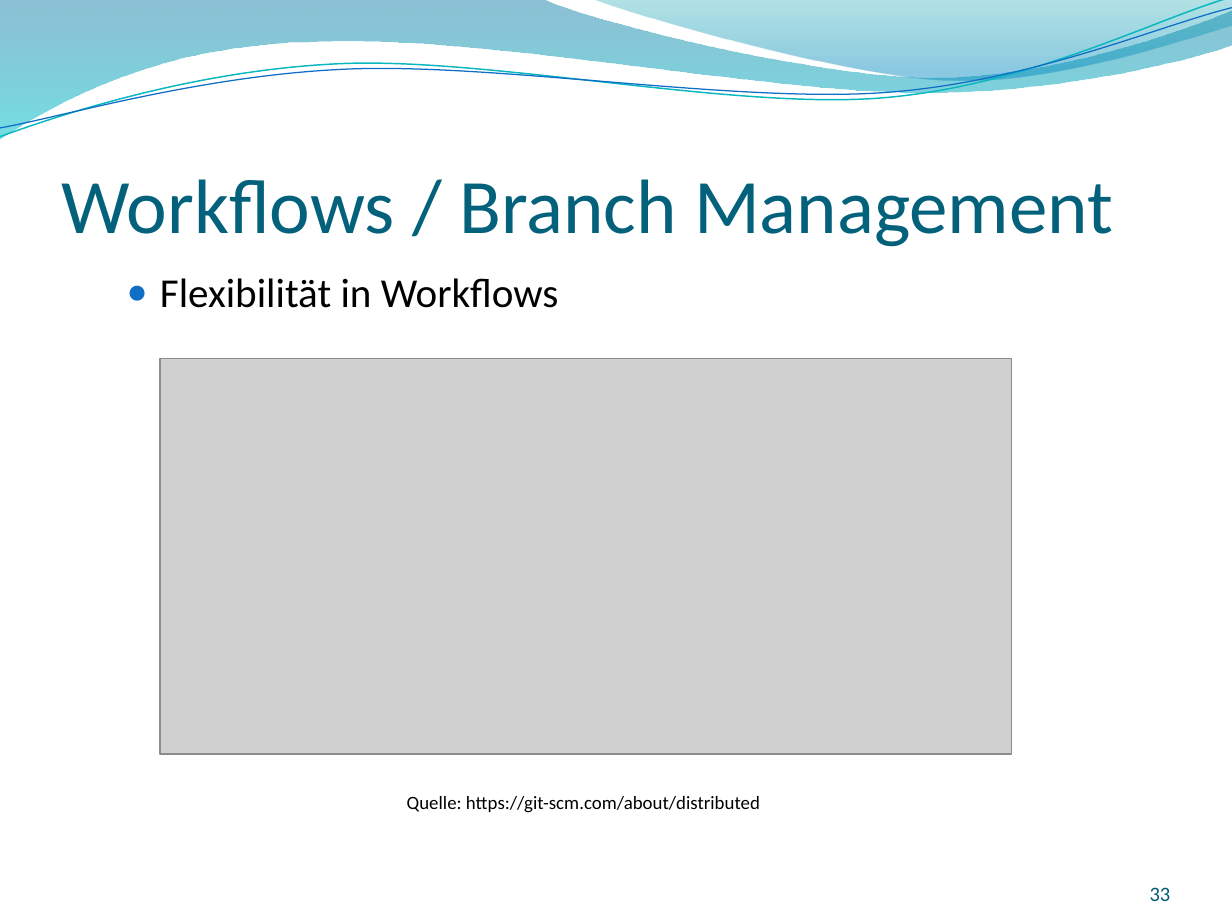
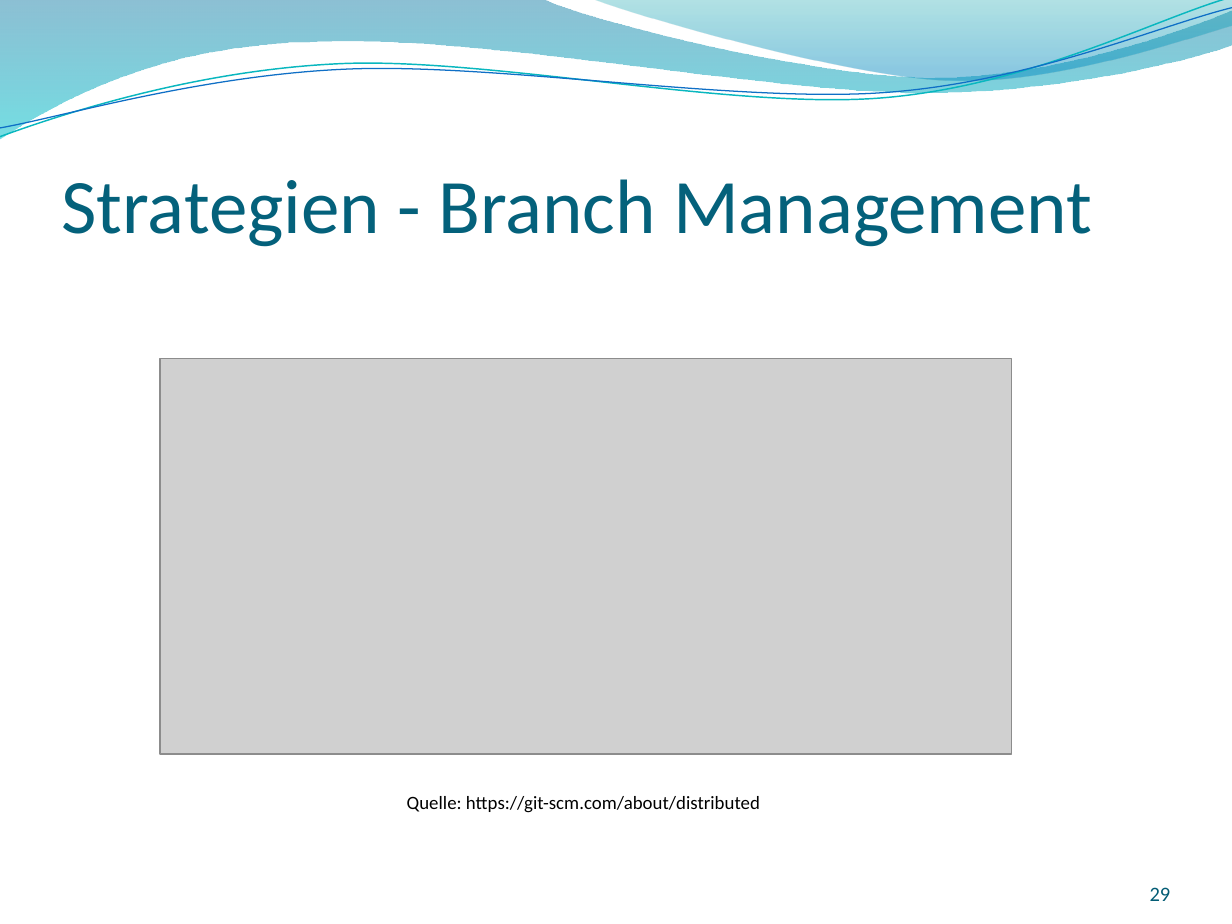
Before and after one commit to GitTyCat42/GITVortrag, a slide deck: slide 29 of SS2017_Git_2017-04-27_Nina-Stodolka_Johannes-Struzek.pptx (slide 33 before the commit). Drawn at 1232x924 pixels with LibreOffice and Linux fonts; fonts in the diff are those of the drawing; grey boxes stand for pictures; background and template pictures are left out. Boxes give left, top, right and bottom in pixels: in the first picture for what was removed or moved away, otherwise in the second. Text is boxed around its words. In the diff, an @@ line names an element or a change of style, - is before the commit and + after.

```diff
--- a/SS2017_Git_2017-04-27_Nina-Stodolka_Johannes-Struzek.pptx
+++ b/SS2017_Git_2017-04-27_Nina-Stodolka_Johannes-Struzek.pptx
@@ title at (62, 179, 1092, 247): text changed @@
-Workflows / Branch Management
+Strategien - Branch Management
@@ text removed at (160, 278, 559, 308) @@
-  ● Flexibilität in Workflows
@@ page number at (1150, 887, 1171, 901): text changed @@
-33
+29
```
Also in this commit, not shown: 16 other slides changed.
